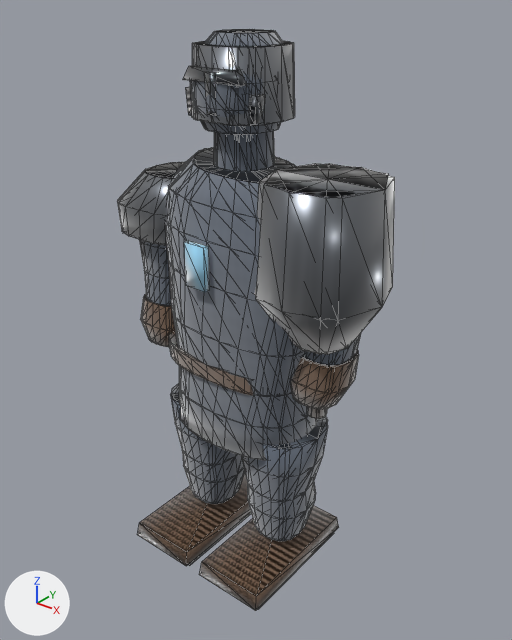
The glTF model public/assets/models/characters/breacher.glb as it was, and as the next commit left it.
Camera for both pictures: a 50 mm camera at (1.434, -1.734, 2.044) aimed at (0.057, -0.012, 0.977). Lighting does not change. The marker at lower left points along +X, +Y and +Z. The picture after the commit comes second. Mesh edges are drawn as thin lines. Where no turn or scale is listed for an object, it has been applied to the vertices. Vertices at exactly the same position are counted once.

The first picture shows 'LOD0_PROD_body', 'LOD0_PROD_weapon', 'LOD1_PROD_body', 'LOD1_PROD_weapon', 'LOD2_PROD_body', 'LOD2_PROD_weapon'.
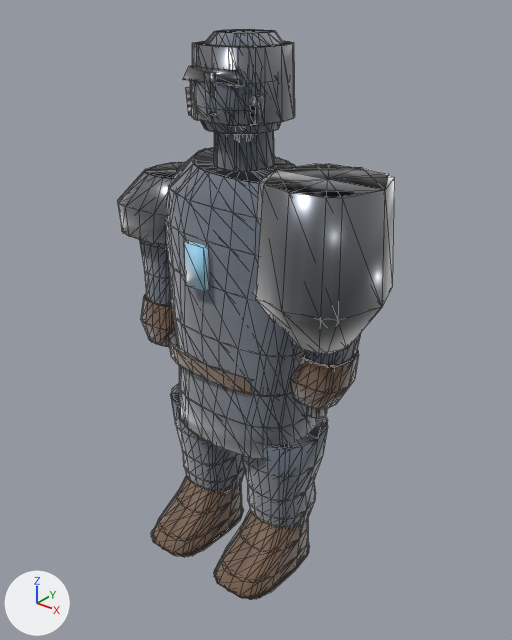
Boxes [x1, y1, x2, y2] around the edits, measured in the pictures (512 x 640 px):
'LOD0_PROD_body', reshaped: before [117, 29, 361, 611]; after [117, 29, 361, 599]
'LOD1_PROD_body', reshaped: before [117, 29, 358, 596]; after [117, 29, 358, 598]
'LOD2_PROD_body', reshaped: before [118, 29, 354, 596]; after [118, 29, 354, 600]
part 1 of me_lod0_prod_body_016, rebuilt (33% narrower, 6% shorter): before [199, 517, 339, 611]; after [215, 509, 308, 597]
part 2 of me_lod0_prod_body_016, rebuilt: before [189, 512, 252, 566]; after [151, 508, 243, 557]
part 3 of me_lod0_prod_body_016, rebuilt (mostly hidden before): before [258, 533, 334, 609]; after [214, 544, 309, 599]
part 4 of me_lod0_prod_body_016, rebuilt: before [138, 502, 251, 566]; after [152, 476, 242, 555]
part 5 of me_lod1_prod_body_016, rebuilt: before [187, 472, 248, 552]; after [154, 475, 242, 553]
part 6 of me_lod1_prod_body_016, rebuilt: before [256, 505, 336, 596]; after [216, 510, 309, 596]
part 7 of me_lod2_prod_body_016, added: after [152, 478, 209, 555]
part 8 of me_lod2_prod_body_016, added: after [215, 514, 278, 598]
part 9 of me_lod2_prod_body_016, deleted (brown): before [140, 486, 272, 596]

Patch to the scene script:
```diff
--- a/public/assets/models/characters/breacher.glb.py
+++ b/public/assets/models/characters/breacher.glb.py
@@ me_lod0_prod_body_016 @@
 # used by ob_lod0_prod_body; location = (0.0, 0.0, 0.0)
-me_lod0_prod_body_016.from_pydata(...)  # 920 vertices, 1548 faces; spans x -0.51..0.51, y -0.32..0.22, z 0.0..1.9
+me_lod0_prod_body_016.from_pydata(...)  # 1062 vertices, 1808 faces; spans x -0.51..0.51, y -0.31..0.22, z 0.01..1.9
+# me_lod0_prod_body_016 part 1: the loose piece of 8 vertices spanning x 0.03..0.3, y -0.32..0.22, z 0.03..0.09 is rebuilt with 57 vertices and now spans x 0.04..0.3, y -0.31..0.09, z 0.03..0.21
+# me_lod0_prod_body_016 part 2: the loose piece of 8 vertices spanning x -0.29..-0.04, y -0.29..0.2, z 0.0..0.04 is rebuilt with 30 vertices and now spans x -0.3..-0.04, y -0.31..0.08, z 0.01..0.03, in mat_mat_breacher_leather
+# me_lod0_prod_body_016 part 3: the loose piece of 8 vertices spanning x 0.04..0.29, y -0.29..0.2, z 0.0..0.04 is rebuilt with 30 vertices and now spans x 0.04..0.3, y -0.31..0.08, z 0.01..0.03, in mat_mat_breacher_leather
+# me_lod0_prod_body_016 part 4: the loose piece of 8 vertices spanning x -0.3..-0.03, y -0.32..0.22, z 0.03..0.09 is rebuilt with 57 vertices and now spans x -0.3..-0.04, y -0.31..0.09, z 0.03..0.21
 me_lod0_prod_body_016.materials.append(mat_mat_breacher_body)
@@ me_lod1_prod_body_016 @@
 # used by ob_lod1_prod_body; location = (0.0, 0.0, 0.0)
-me_lod1_prod_body_016.from_pydata(...)  # 566 vertices, 936 faces; spans x -0.51..0.51, y -0.32..0.22, z 0.0..1.9
+me_lod1_prod_body_016.from_pydata(...)  # 636 vertices, 1064 faces; spans x -0.51..0.51, y -0.32..0.22, z 0.01..1.9
+# me_lod1_prod_body_016 part 5: the loose piece of 8 vertices spanning x -0.3..-0.03, y -0.32..0.22, z 0.03..0.09 is rebuilt with 33 vertices and now spans x -0.3..-0.04, y -0.31..0.09, z 0.03..0.21
+# me_lod1_prod_body_016 part 6: the loose piece of 8 vertices spanning x 0.03..0.3, y -0.32..0.22, z 0.03..0.09 is rebuilt with 33 vertices and now spans x 0.04..0.3, y -0.31..0.09, z 0.03..0.21
+# other edits to the shape of me_lod1_prod_body_016 do not show in these pictures
 me_lod1_prod_body_016.materials.append(mat_mat_breacher_body)
@@ me_lod2_prod_body_016 @@
 # used by ob_lod2_prod_body; location = (0.0, 0.0, 0.0)
-me_lod2_prod_body_016.from_pydata(...)  # 378 vertices, 624 faces; spans x -0.51..0.51, y -0.32..0.22, z 0.0..1.9
+me_lod2_prod_body_016.from_pydata(...)  # 424 vertices, 708 faces; spans x -0.51..0.51, y -0.3..0.22, z 0.01..1.9
+# me_lod2_prod_body_016 part 7: a new loose piece of 25 vertices spanning x -0.3..-0.04, y -0.29..0.08, z 0.03..0.21, in mat_mat_breacher_body
+# me_lod2_prod_body_016 part 8: a new loose piece of 25 vertices spanning x 0.04..0.3, y -0.29..0.08, z 0.03..0.21, in mat_mat_breacher_body
+# me_lod2_prod_body_016 part 9
+# 16 vertices are removed from x -0.3..0.3, y -0.32..0.22, z 0.03..0.09
+# 24 faces are deleted
+# other edits to the shape of me_lod2_prod_body_016 do not show in these pictures
 me_lod2_prod_body_016.materials.append(mat_mat_breacher_body)
```
